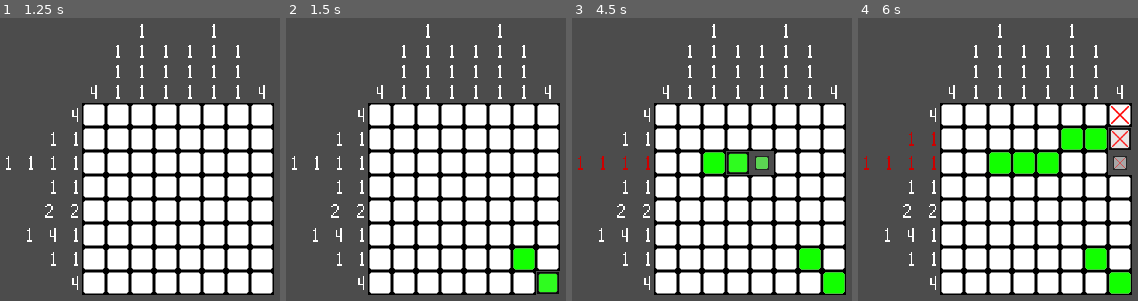
Above: before the commit, frames 1-4 (left to right).
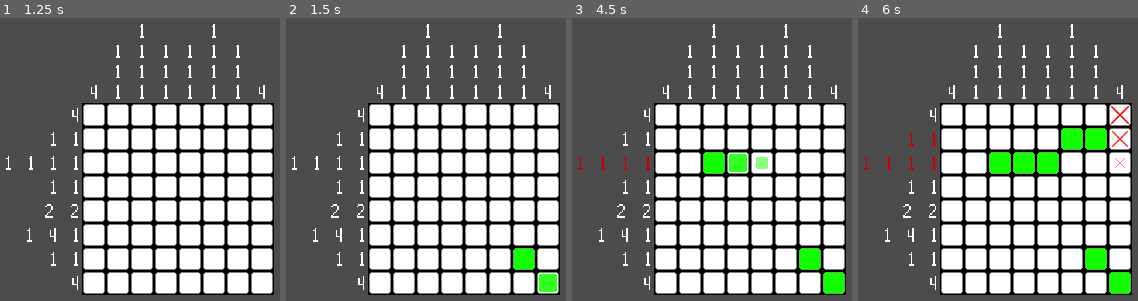
Above: after the commit, the same moments.

Repository: AndrewWilkinson88/LudumDare51
Game: Godot game, scene res://picross/picross.tscn
Same seed, same stepped clock (60 frames per second), same inputs: the game is played once before the commit and once after it. This scene is started directly instead of the project's main scene.
Inputs (mouse positions are in pixels of both pictures, inside the frame that each line leads up to):
- Up to frame 1 (1.25 s): tap Enter (start_game) at 0.5, 0.6 s; move the mouse to (outside the picture) at 0.52 s; hold Right (move_right) from 0.53 s (still down); click (outside the picture) at 0.67 s; tap Space at 0.77 s
- Up to frame 2 (1.5 s): release Right (move_right) at 1.25 s; tap Enter (start_game) at 1.25 s; drag from (518, 261) to (outside the picture) at 1.27 s
- Up to frame 3 (4.5 s): tap Enter (start_game) at 2, 2.1, 2.75, 3.5, 3.6, 4.25 s; move the mouse to (outside the picture) at 2.02 s; hold Right (move_right) 2.03-2.75 s; click (outside the picture) at 2.17 s; drag from (outside the picture) to (723, 170) at 2.77 s; move the mouse to (outside the picture) at 3.52 s; hold Left (move_left) 3.53-4.25 s; click (outside the picture) at 3.67 s; tap Space at 3.77 s; drag from (723, 170) to (843, 125) at 4.27 s
- Up to frame 4 (6 s): move the mouse to (outside the picture) at 5.02 s; hold Down (move_down) 5.03-5.75 s; tap Enter (start_game) at 5.1 s; click (outside the picture) at 5.17 s; drag from (1129, 125) to (1090, 261) at 5.77 s

Frame 1 is identical in both runs. In frame 2, 0.3% of the frame differs, in the area x 89-98%, y 89-98%; in frame 3, 1.0%, in the area x 55-73%, y 46-56%; in frame 4, 1.0%.

Commit message:
More Picross Polish

Diff:
--- a/BattleScene.gd
+++ b/BattleScene.gd
@@ -31,6 +31,8 @@
 #var playerDeckDef
 var playerDeck
 var arrow_image
+
+var isSwitchingPuzzles = false
 
 signal player_attack
 signal battle_ended
@@ -168,6 +170,10 @@
 	pass
 
 func _on_card_clicked(card):
+	if isSwitchingPuzzles or card == cur_card:
+		return
+
+	isSwitchingPuzzles = true;
 	if cur_card != null :
 		var oldPuzzle = cur_card.getPuzzle()
 		oldPuzzle.fadeOut(.25, self, "_loadNewPuzzle", [oldPuzzle])
@@ -183,8 +189,11 @@
 		_remove_puzzle(oldPuzzle)
 	var puzzle = cur_card.getPuzzle()
 	picross_container.add_child(puzzle)
-	puzzle.fadeIn()
+	puzzle.fadeIn(.25, self, "_transitionComplete")
 	puzzle.connect("complete_puzzle", self, "_on_picross_complete")
+
+func _transitionComplete():
+	isSwitchingPuzzles = false;
 
 func _on_picross_complete():
 	if cur_card.getCardDef() is AttackCardDef:
--- a/cards/Card.gd
+++ b/cards/Card.gd
@@ -63,10 +63,10 @@
 func _input(event):
 	if  (event is InputEventMouseButton and event.button_index == BUTTON_LEFT):
 		if(event.pressed and _cardBorder.get_rect().has_point(_cardBorder.to_local(event.position))):
-			print("mouse down!")
+			#print("mouse down!")
 			mouseDown = true;
 		elif ( !event.pressed and _cardBorder.get_rect().has_point(_cardBorder.to_local(event.position))):
-			print("mouse up!")
+			#print("mouse up!")
 			mouseDown = false;
 			emit_signal("play_card", self)
 		else :
--- a/picross/PicrossCell.gd
+++ b/picross/PicrossCell.gd
@@ -45,29 +45,28 @@
 
 func animateOverlay(cellState):
 	var tween = create_tween().set_trans(Tween.TRANS_QUINT).set_ease(Tween.EASE_OUT)
-	fadeIn()
+	#fadeIn()
 	setOverlay(cellState)
 #	if(overlay.texture != null):
 #		tween.tween_property(overlay, "scale", Vector2(2,2), .25)
 #		tween.parallel().tween_property(overlay, "modulate", Color(1,1,1,0), .25)
 #		tween.tween_callback(self, "setOverlay", [cellState])
 #	else:
-	#overlay.scale = Vector2(.1,.1)
-	#overlay.modulate = Color(1,1,1,0)
-
-	#tween.tween_property(overlay, "scale", Vector2(1,1), .25)
-	#tween.parallel().tween_property(overlay, "modulate", Color(1,1,1,1), .25)
+	overlay.scale = Vector2(.1,.1)
+	overlay.modulate = Color(1,1,1,0)
+	tween.tween_property(overlay, "scale", Vector2(1,1), .25)
+	tween.parallel().tween_property(overlay, "modulate", Color(1,1,1,1), .25)
 
 func fadeOut(duration = .25, target = null, callback = null, tween = null):
 	if tween == null:
 		tween = create_tween().set_trans(Tween.TRANS_QUINT).set_ease(Tween.EASE_OUT)
-	overlay.scale = Vector2(1,1)
+	#overlay.scale = Vector2(1,1)
 	overlay.modulate = Color(1,1,1,1)
-	cell.scale = Vector2(1,1)
+	#cell.scale = Vector2(1,1)
 	cell.modulate = Color(1,1,1,1)
-	tween.parallel().tween_property(overlay, "scale", Vector2(.1,.1), duration)
+	#tween.parallel().tween_property(overlay, "scale", Vector2(.1,.1), duration)
 	tween.parallel().tween_property(overlay, "modulate", Color(1,1,1,0), duration)
-	tween.parallel().tween_property(cell, "scale", Vector2(.1,.1), duration)
+	#tween.parallel().tween_property(cell, "scale", Vector2(.1,.1), duration)
 	tween.parallel().tween_property(cell, "modulate", Color(1,1,1,0), duration)
 	if target != null && callback != null:
 		tween.tween_callback(target, callback)
@@ -76,13 +75,13 @@
 	if tween == null:
 		tween = create_tween().set_trans(Tween.TRANS_QUINT).set_ease(Tween.EASE_OUT)
 
-	overlay.scale = Vector2(.1,.1)
+	#overlay.scale = Vector2(.1,.1)
 	overlay.modulate = Color(1,1,1,0)
-	cell.scale = Vector2(.1,.1)
+	#cell.scale = Vector2(.1,.1)
 	cell.modulate = Color(1,1,1,0)
-	tween.parallel().tween_property(overlay, "scale", Vector2(1,1), duration)
+	#tween.parallel().tween_property(overlay, "scale", Vector2(1,1), duration)
 	tween.parallel().tween_property(overlay, "modulate", Color(1,1,1,1), duration)
-	tween.parallel().tween_property(cell, "scale", Vector2(1,1), duration)
+	#tween.parallel().tween_property(cell, "scale", Vector2(1,1), duration)
 	tween.parallel().tween_property(cell, "modulate", Color(1,1,1,1), duration)
 	if target != null && callback != null:
 		tween.tween_callback(target, callback)
--- a/picross/PicrossPuzzle.gd
+++ b/picross/PicrossPuzzle.gd
@@ -304,6 +304,12 @@
 	for x in puzzleWidth:
 		for y in puzzleHeight:
 			picrossField[x][y].fadeOut(duration, null, null, tween)
+
+	for c in columnLabels:
+		tween.parallel().tween_property(c, "modulate", Color(c.modulate.r,c.modulate.g,c.modulate.b,0), duration)
+	for c in rowLabels:
+		tween.parallel().tween_property(c, "modulate", Color(c.modulate.r,c.modulate.g,c.modulate.b,0), duration)
+
 	if target != null && callback != null:
 		tween.tween_callback(target, callback, args)
 
@@ -312,5 +318,11 @@
 	for x in puzzleWidth:
 		for y in puzzleHeight:
 			picrossField[x][y].fadeIn(duration, null, null, tween)
+
+	for c in columnLabels:
+		tween.parallel().tween_property(c, "modulate", Color(c.modulate.r,c.modulate.g,c.modulate.b,1), duration)
+	for c in rowLabels:
+		tween.parallel().tween_property(c, "modulate", Color(c.modulate.r,c.modulate.g,c.modulate.b,1), duration)
+
 	if target != null && callback != null:
 		tween.tween_callback(target, callback, args)
